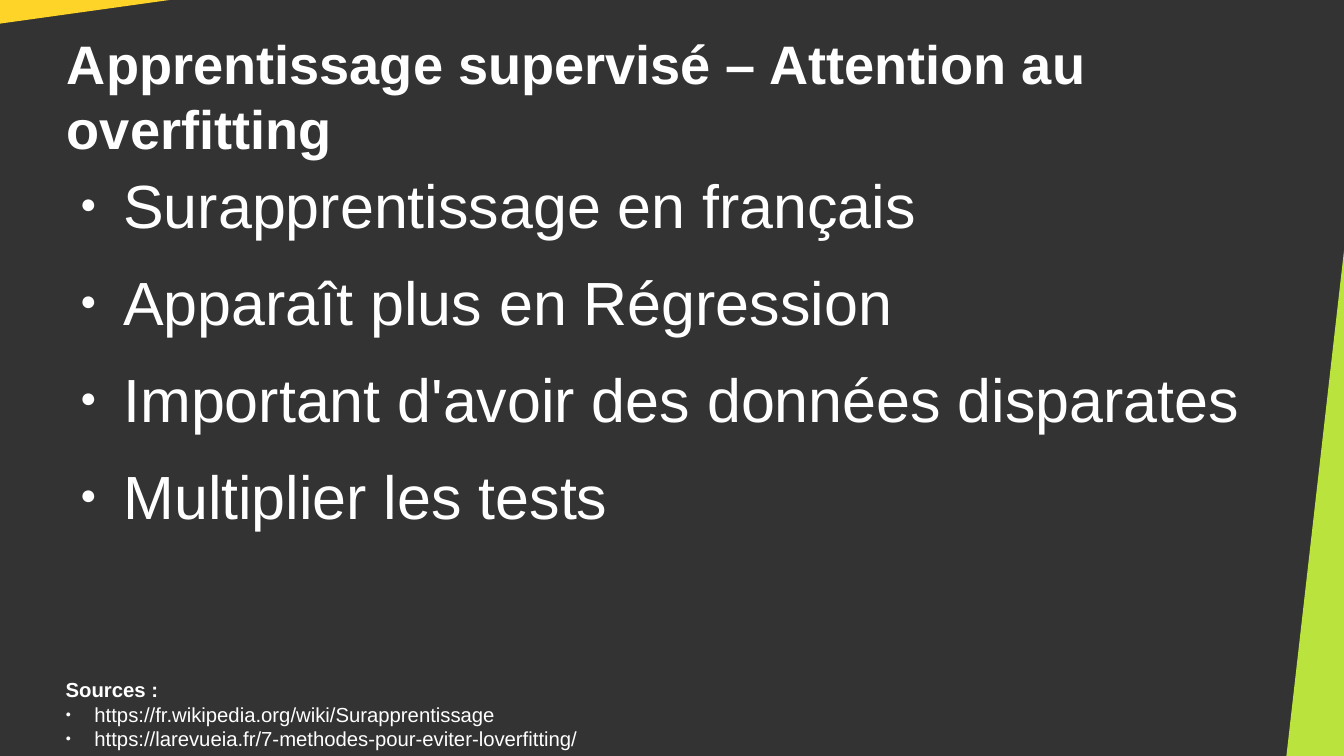
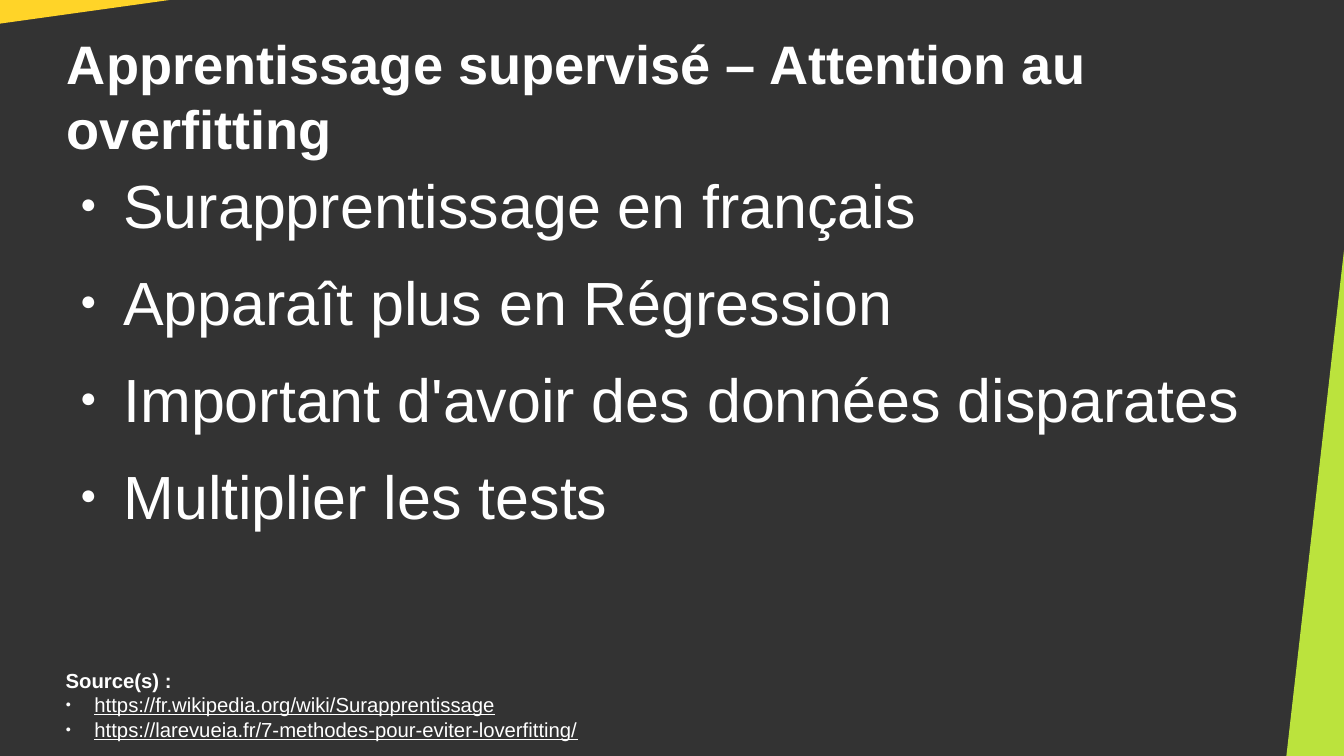
Before and after one commit to DanYellow/cours, a slide deck: slide 36 of big-data-s4/travaux-pratiques/numero-6/presentation.odp (slide 34 before the commit). Drawn at 1344x756 pixels with LibreOffice and Linux fonts; fonts in the diff are those of the drawing. Boxes give left, top, right and bottom in pixels: in the first picture for what was removed or moved away, otherwise in the second. Text is boxed around its words. In the diff, an @@ line names an element or a change of style, - is before the commit and + after.

```diff
--- a/big-data-s4/travaux-pratiques/numero-6/presentation.odp
+++ b/big-data-s4/travaux-pratiques/numero-6/presentation.odp
@@ text "Source(s) :": place and size @@
-text "Source(s) :" at (66,683,576,751)
+text "Source(s) :" at (66,673,576,742)
@@ text at (66,673,160,693): text changed @@
-Sources :
+Source(s) :
@@ text at (94,697,576,742): underline on @@
```
Also in this commit, not shown: 27 other slides changed, 2 slides added, 5 other files.
